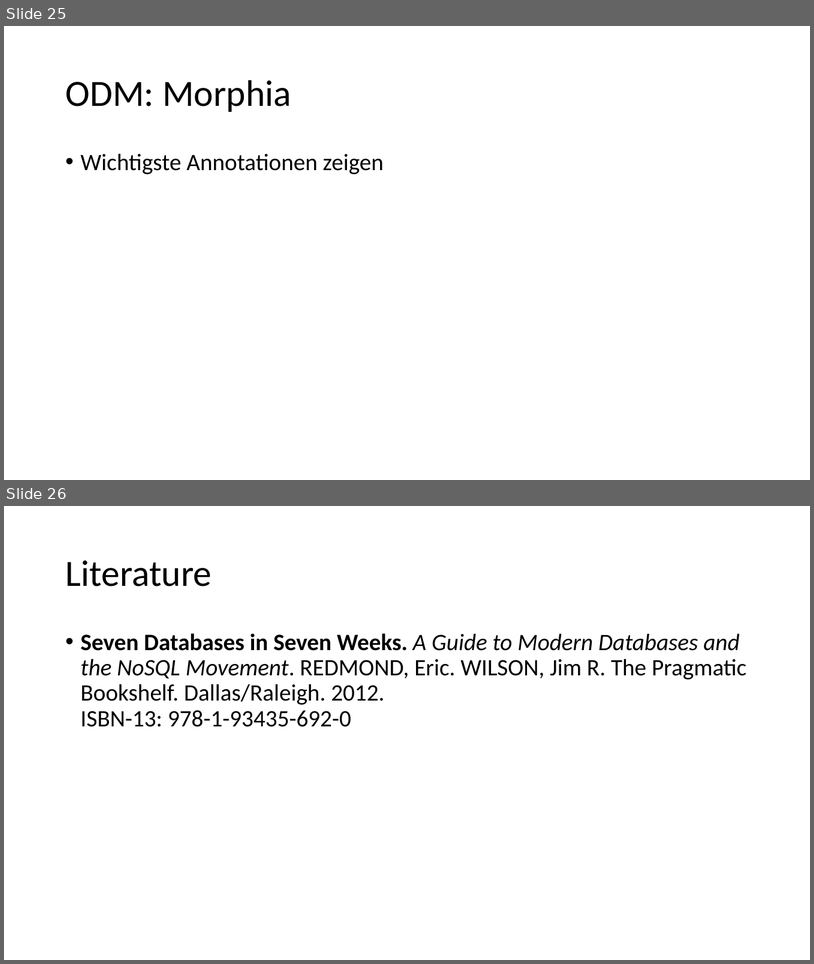
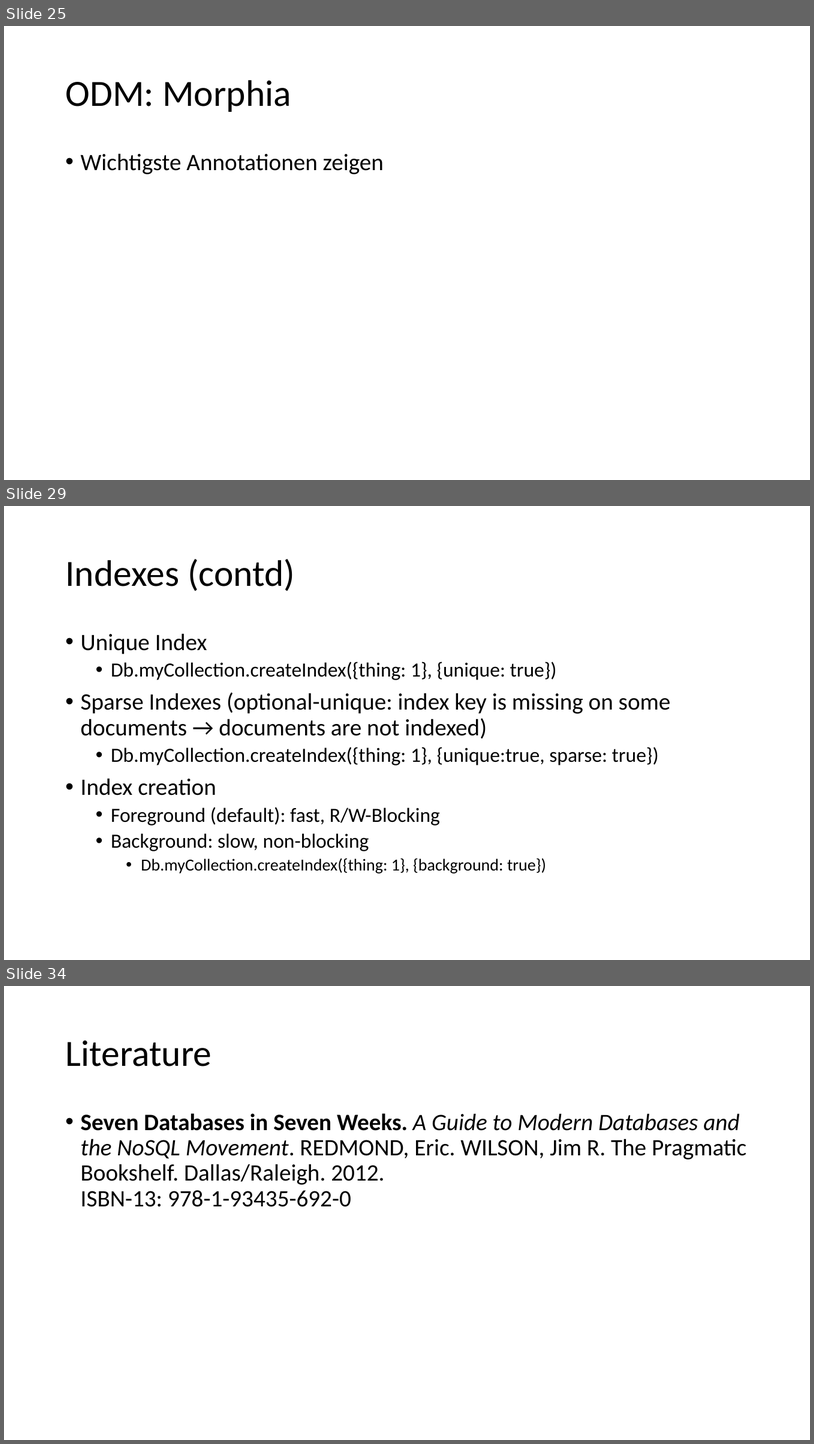
Before and after one commit to tiefenauer/m101j, a slide deck: m101j.pptx. Shown one above the other, each under a label of ours: slides 25 and 26 before the commit, slides 25, 29 and 34 after it; the slides between them are not shown. The pictures are 814x964 and 814x1444 pixels, drawn with LibreOffice and Linux fonts; fonts in the diff are those of the drawing. Boxes give left, top, right and bottom in pixels: in the first picture for what was removed or moved away, otherwise in the second. Text is boxed around its words. In the diff, an @@ line names an element or a change of style, - is before the commit and + after.

```diff
--- a/m101j.pptx
+++ b/m101j.pptx
@@ slide 29 added at (4, 506, 810, 960), background #FFFFFF @@
@@ title added at (65, 559, 295, 591), 44 pt, text #000000 @@
+Indexes (contd)
@@ text added at (81, 633, 671, 873), 24 pt, text #000000 @@
+• Unique Index
+  • Db.myCollection.createIndex({thing: 1}, {unique: true})
+• Sparse Indexes (optional-unique: index key is missing on some documents → documents are not indexed)
+  • Db.myCollection.createIndex({thing: 1}, {unique:true, sparse: true})
+• Index creation
+  • Foreground (default): fast, R/W-Blocking
+  • Background: slow, non-blocking
+    • Db.myCollection.createIndex({thing: 1}, {background: true})
@@ what was slide 26 is now slide 34 @@
```
Also in this commit, not shown: 1 slide changed, 7 other slides added.
